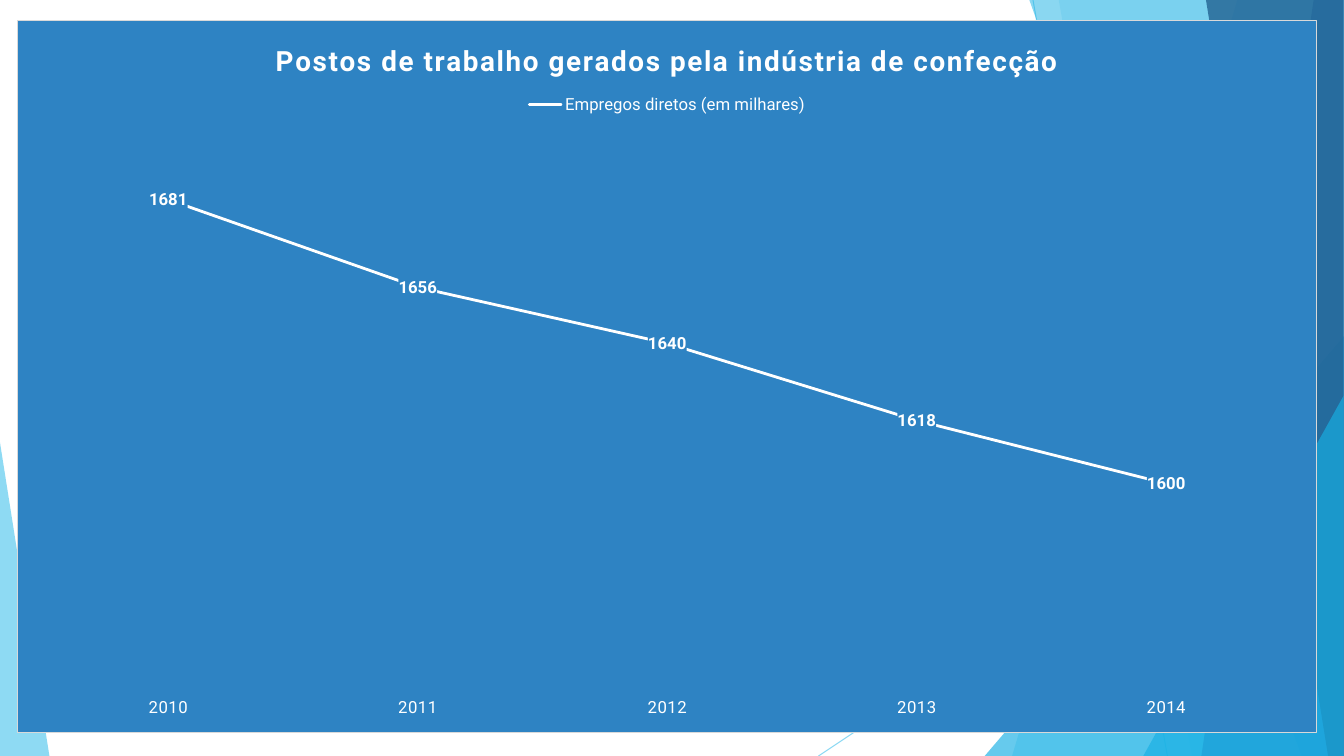
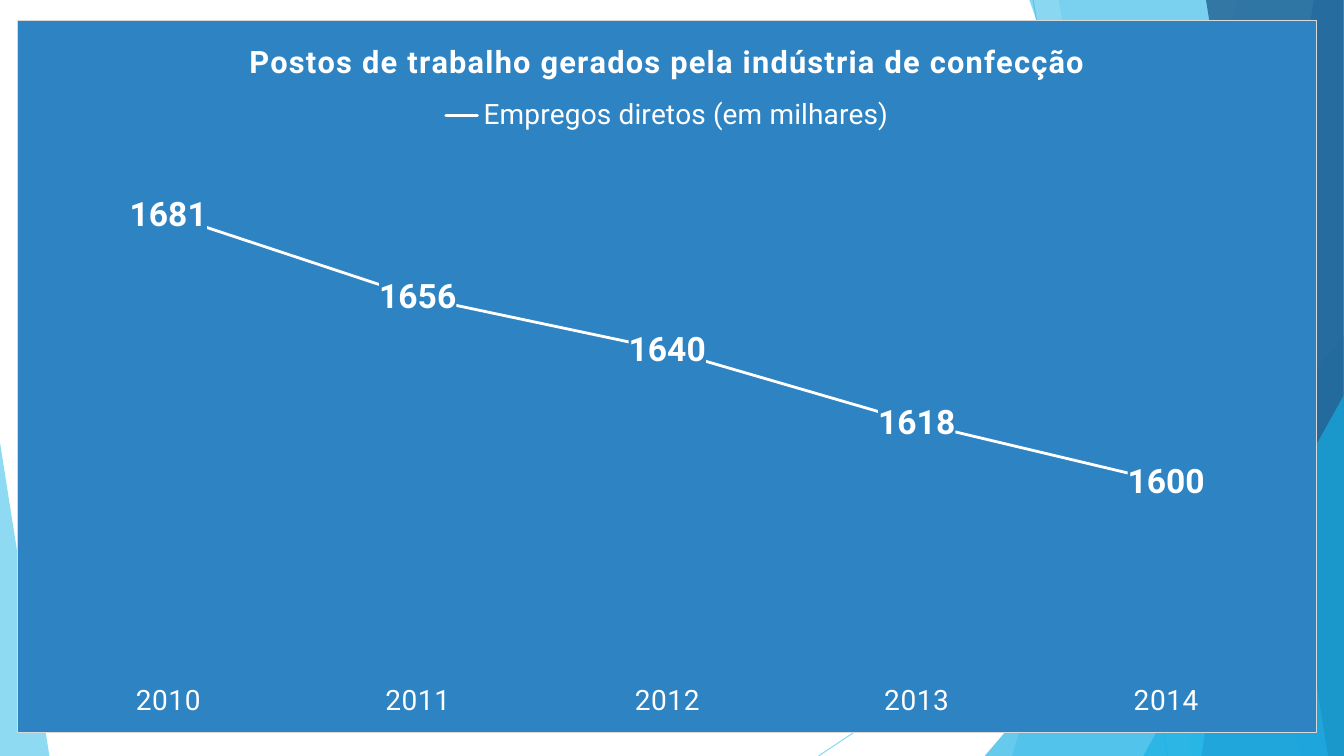
Before and after one commit to ruannicolini/Tear, a slide deck: slide 2 of Documentação/BALANCEAMENTO DE LINHA DE PRODUÇÃO.pptx. Drawn at 1344x756 pixels with LibreOffice and Linux fonts; fonts in the diff are those of the drawing. Boxes give left, top, right and bottom in pixels: in the first picture for what was removed or moved away, otherwise in the second. Text is boxed around its words. In the diff, an @@ line names an element or a change of style, - is before the commit and + after.

```diff
--- a/Documentação/BALANCEAMENTO DE LINHA DE PRODUÇÃO.pptx
+++ b/Documentação/BALANCEAMENTO DE LINHA DE PRODUÇÃO.pptx
@@ line chart at (17, 20, 1318, 733) @@
@@ data labels of Empregos diretos (em milhares) changed @@
@@ legend changed @@
@@ category axis changed @@
```
Also in this commit, not shown: 6 other slides changed, 2 slides added, 9 other files.
